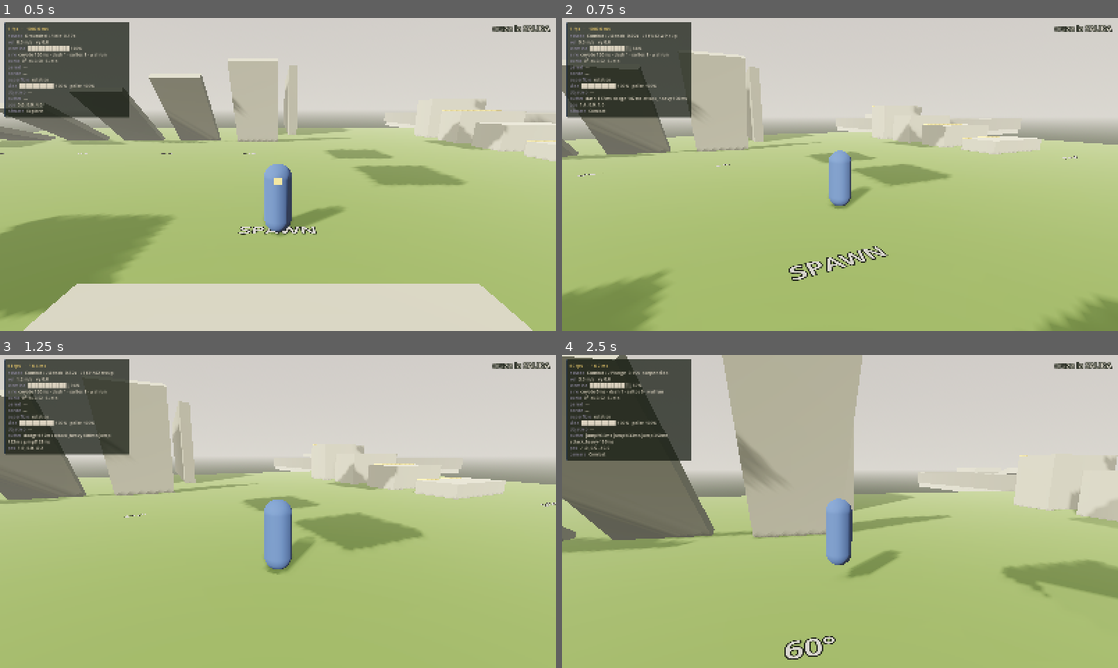
Above: before the commit, frames 1-4 (two rows, left to right).
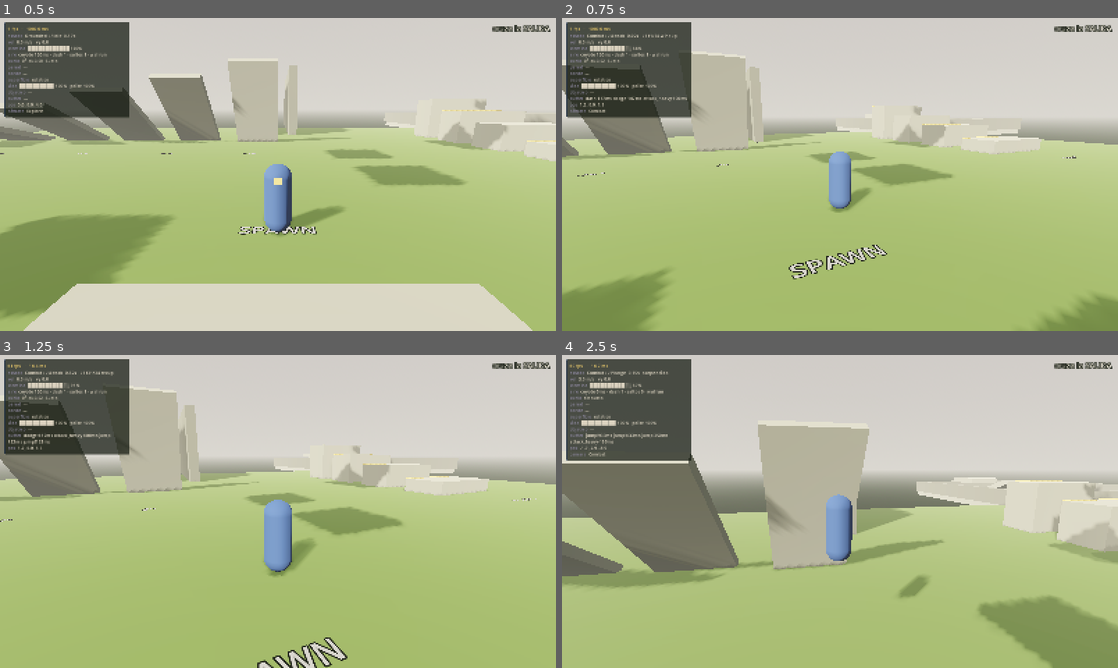
Above: after the commit, the same moments.

Repository: PanCecas/rock
Game: Godot game, scene res://content/levels/Main.tscn
Same seed, same stepped clock (60 frames per second), same inputs: the game is played once before the commit and once after it.
Inputs (mouse positions are in pixels of both pictures, inside the frame that each line leads up to):
- Up to frame 1 (0.5 s): no input
- Up to frame 2 (0.75 s): tap Enter at 0.5 s; move the mouse to (867, 174) at 0.52 s; hold W (move_forward) from 0.53 s (still down); hold Shift (dash) from 0.53 s (still down); right-click (867, 174) at 0.6 s
- Up to frame 3 (1.25 s): keep holding W (move_forward); keep holding Shift (dash); tap Space (jump) at 0.77, 1.07 s
- Up to frame 4 (2.5 s): keep holding W (move_forward); move the mouse to (812, 511) at 1.27 s; release Shift (dash) at 1.28 s; tap Shift (dash) at 1.35 s; tap Space (jump) at 1.52, 1.55, 1.82, 2.1 s; move the mouse to (851, 505) at 2.02 s; right-click (851, 505) at 2.3 s

Frame 1 is identical in both runs. In frame 2, 0.8% of the frame differs, in the area x 0-98%, y 5-84%; in frame 3, 6.1%; in frame 4, 30%, in the area x 0-100%, y 0-100%.

Commit message:
Correccion 2.6: el salto que se quedaba pegado, ataques de surf y aterrizaje en surf
1. EL SALTO NO ERA RESPONSIVO — CAUSA RAIZ
Eran dos cosas, y la segunda es la de verdad:
a) El `salto_intervalo_min` que se introdujo en la 2.5 se comia el doble toque
   rapido. Queda a 0: `InputBuffer.invalidar()` ya garantiza una pulsacion = un
   salto sin necesidad de bloquear por tiempo.
b) El doble salto se pide casi siempre ESTANDO YA en el estado Jump, y la FSM
   rechaza las transiciones a si misma. Consumia la pulsacion y el salto aereo,
   y no saltaba. Eso era exactamente el "se queda pegado". Los 11 sitios que
   saltan piden ahora `reentrar=true`. El test lo delato con `saltos=1 aereos=0`:
   el recurso gastado y el salto nunca ejecutado.

ALTURA VARIABLE CONTINUA
El impulso inicial da siempre para `altura_salto_max` y al soltar durante la
subida se RECORTA a la velocidad de `altura_salto_min`. El multiplicador fijo
anterior (0.45) solo permitia dos alturas; con el recorte, cuanto mas se mantenga
menos queda por recortar y la relacion es continua.

2. LOS ATAQUES DE SURF NO EXISTIAN
La causa era estructural: los grupos corren ANTES que la hoja, asi que
GroupGrounded se quedaba la pulsacion y atacar surfeando lanzaba el ataque de
suelo. Se anade `PlayerState.maneja_ataques()` para que la hoja los reclame.
- Shift + ligero -> surf_ligero.tres: estocada de esgrima, 3 frames de
  anticipacion, alcance 3.4 m, arco de 45, estocada a 16 m/s con overshoot. Va
  hacia donde SURFEAS y no hacia el enemigo mas cercano (`autoencarar` a false):
  la linea que llevas ya es una decision tomada. Vuelve al surf al terminar.
- Shift + pesado -> surf_pesado.tres: nuevo `AttackData.frenazo` que planta al
  personaje sin avance ninguno, con empujon de 16 hacia atras, arco de 110,
  hasta 5 objetivos y rompe guardia. Es el freno del sistema de velocidad.

3. DASH AEREO + SHIFT = ATERRIZAR SURFEANDO
Resuelto marcando `surf_pendiente` al salir del dash aereo con Shift mantenido y
consumiendolo al aterrizar, en vez de mirar el input en el frame exacto del
contacto, que es fragil. Un aterrizaje duro sigue rompiendo el flujo a proposito.

Se anade el PROMPT CORRECCION 2.6 a PROMPT_CLAUDE_CODE.md.

Tests: 45/45 en la Fase 2 (9 comprobaciones nuevas) y 12/12 en la Fase 1.

Co-Authored-By: Claude Opus 5 <noreply@anthropic.com>

Diff:
--- /dev/null
+++ b/content/data/attacks/surf_ligero.tres
@@ -0,0 +1,31 @@
+[gd_resource type="Resource" script_class="AttackData" load_steps=2 format=3]
+
+[ext_resource type="Script" path="res://src/combat/AttackData.gd" id="1_s"]
+
+[resource]
+script = ExtResource("1_s")
+nombre = "Estocada de surf"
+anim = &"combat/spear_thrust_1"
+frames_windup = 3
+frames_activo = 5
+frames_recuperacion = 10
+dano = 13.0
+dano_poise = 15.0
+empuje = Vector3(0, 0.2, 5)
+stagger = 0.35
+fuerza_muerte = 17.0
+torque_muerte = 8.0
+alcance = 3.4
+radio = 1.1
+arco_grados = 45.0
+avance = 0.0
+movilidad = 0.1
+hitstop = 0.06
+shake = 0.5
+estocada = true
+estocada_velocidad = 16.0
+overshoot = 7.0
+vuelve_a_surf = true
+autoencarar = false
+frame_cadena = 99
+color_vfx = &"azul_claro"
--- /dev/null
+++ b/content/data/attacks/surf_pesado.tres
@@ -0,0 +1,29 @@
+[gd_resource type="Resource" script_class="AttackData" load_steps=2 format=3]
+
+[ext_resource type="Script" path="res://src/combat/AttackData.gd" id="1_s"]
+
+[resource]
+script = ExtResource("1_s")
+nombre = "Frenazo de surf"
+anim = &"combat/atk_H_release"
+frames_windup = 8
+frames_activo = 6
+frames_recuperacion = 20
+dano = 19.0
+dano_poise = 34.0
+empuje = Vector3(0, 1.2, 16)
+stagger = 1.0
+rompe_guardia = true
+fuerza_muerte = 30.0
+torque_muerte = 12.0
+alcance = 2.8
+radio = 1.5
+arco_grados = 110.0
+max_objetivos = 5
+avance = 0.0
+movilidad = 0.0
+frenazo = true
+hitstop = 0.11
+shake = 1.1
+frame_cadena = 99
+color_vfx = &"oro_palido"
--- a/src/combat/AttackData.gd
+++ b/src/combat/AttackData.gd
@@ -73,6 +73,12 @@
 ## en un CORTE que atraviesa al objetivo y te deja al otro lado, en vez de
 ## quedarte clavado delante de el.
 @export_range(0.0, 40.0, 0.5) var overshoot: float = 0.0
+## FRENAZO: el atacante para en seco al iniciar el golpe y no avanza nada. Es lo
+## contrario de la estocada, y lo que hace que un golpe pesado se sienta plantado.
+@export var frenazo: bool = false
+## Al terminar, si se sigue manteniendo Shift y hay suelo, se vuelve al surf en vez
+## de a la locomocion normal. Mantiene la forma fluida entre golpe y golpe.
+@export var vuelve_a_surf: bool = false
 ## El ataque encara al objetivo cercano al empezar.
 @export var autoencarar: bool = true
 ## Cuánta velocidad de carrera conserva el jugador MIENTRAS ataca, de 0 a 1.
--- a/src/player/Player.tscn
+++ b/src/player/Player.tscn
@@ -17,6 +17,8 @@
 [ext_resource type="Resource" path="res://content/data/attacks/aereo_1.tres" id="a_aereo"]
 [ext_resource type="Resource" path="res://content/data/attacks/plunge.tres" id="a_plunge"]
 [ext_resource type="Resource" path="res://content/data/attacks/espada_dash.tres" id="a_dash"]
+[ext_resource type="Resource" path="res://content/data/attacks/surf_ligero.tres" id="a_sligero"]
+[ext_resource type="Resource" path="res://content/data/attacks/surf_pesado.tres" id="a_spesado"]
 [ext_resource type="Resource" path="res://content/data/attacks/contra.tres" id="a_contra"]
 [ext_resource type="Script" path="res://src/player/states/StateMachine.gd" id="fsm"]
 [ext_resource type="Script" path="res://src/player/states/GroupGrounded.gd" id="g_ground"]
@@ -76,6 +78,8 @@
 ataque_aereo = ExtResource("a_aereo")
 ataque_plunge = ExtResource("a_plunge")
 ataque_dash = ExtResource("a_dash")
+ataque_surf_ligero = ExtResource("a_sligero")
+ataque_surf_pesado = ExtResource("a_spesado")
 ataque_contra = ExtResource("a_contra")
 
 [node name="Collider" type="CollisionShape3D" parent="."]
--- a/src/player/PlayerController.gd
+++ b/src/player/PlayerController.gd
@@ -16,8 +16,12 @@
 @export var ataque_pesado: AttackData
 @export var ataque_aereo: AttackData
 @export var ataque_plunge: AttackData
-## Ataque lanzado desde el dash o el surf: hereda el momentum y cierra distancia.
+## Ataque lanzado desde el dash: hereda el momentum y cierra distancia.
 @export var ataque_dash: AttackData
+## Shift + ataque ligero: estocada de esgrima que conserva la forma del surf.
+@export var ataque_surf_ligero: AttackData
+## Shift + ataque pesado: frenazo en seco y empujon fuerte.
+@export var ataque_surf_pesado: AttackData
 ## Contraataque que solo se abre tras un parry perfecto.
 @export var ataque_contra: AttackData
 
--- a/src/player/motor/PlayerTuning.gd
+++ b/src/player/motor/PlayerTuning.gd
@@ -9,22 +9,27 @@
 
 # --- Salto ------------------------------------------------------------------
 @export_group("Salto")
-## Altura en METROS, no en fuerza. La velocidad se deriva de la gravedad de subida.
-@export_range(0.5, 6.0, 0.05) var altura_salto: float = 2.2
+## ALTURA VARIABLE, en metros. El impulso inicial siempre da para `altura_max`;
+## soltar el boton durante la subida recorta la velocidad vertical hasta la que
+## corresponde a `altura_min`. Cuanto mas mantengas, menos queda por recortar, asi
+## que la relacion entre tiempo pulsado y altura es CONTINUA, no un interruptor.
+@export_range(0.2, 6.0, 0.05) var altura_salto_min: float = 1.0
+@export_range(0.5, 8.0, 0.05) var altura_salto_max: float = 2.6
 ## Gravedad asimétrica: subir flotante, caer contundente. Es medio game feel gratis.
 @export_range(-60.0, -5.0, 0.5) var gravedad_subida: float = -22.0
 @export_range(-90.0, -5.0, 0.5) var gravedad_caida: float = -38.0
-## Multiplicador a la velocidad Y al soltar el botón durante la subida.
-@export_range(0.0, 1.0, 0.01) var jump_cut: float = 0.45
+
 ## Perdón: puedes saltar durante este tiempo tras dejar el suelo.
 @export_range(0.0, 0.4, 0.01) var coyote_time: float = 0.12
 ## Perdón: un salto pulsado antes de aterrizar se ejecuta al tocar suelo.
 @export_range(0.0, 0.4, 0.01) var jump_buffer: float = 0.15
 @export_range(-60.0, -1.0, 0.5) var velocidad_terminal: float = -45.0
 @export var saltos_aereos: int = 1
-## Tiempo minimo entre dos saltos. Es lo que corta el spam: machacar el boton no
-## puede producir mas saltos que pulsaciones deliberadas.
-@export_range(0.0, 0.5, 0.01) var salto_intervalo_min: float = 0.09
+## Tiempo minimo entre dos saltos. A CERO a proposito: `InputBuffer.invalidar()`
+## ya garantiza una pulsacion = un salto, y cualquier valor por encima de un frame
+## se come el doble toque rapido —el salto se sentia pegajoso y a veces se perdia
+## del todo—. Queda expuesto solo por si hiciera falta amortiguar un mando ruidoso.
+@export_range(0.0, 0.5, 0.01) var salto_intervalo_min: float = 0.0
 
 # --- Locomoción -------------------------------------------------------------
 @export_group("Locomoción")
@@ -235,10 +240,14 @@
 @export_range(20.0, 110.0, 1.0) var camara_fov: float = 62.0
 
 
-## Velocidad inicial de salto derivada de la altura y la gravedad de subida.
-## v = sqrt(2 * g * h)
+## Velocidad inicial de salto: siempre la de altura maxima. v = sqrt(2 * g * h)
 func velocidad_salto() -> float:
-	return sqrt(2.0 * absf(gravedad_subida) * altura_salto)
+	return sqrt(2.0 * absf(gravedad_subida) * altura_salto_max)
+
+
+## Velocidad a la que se recorta el salto al soltar el boton pronto.
+func velocidad_salto_corto() -> float:
+	return sqrt(2.0 * absf(gravedad_subida) * altura_salto_min)
 
 
 ## Velocidad del dash derivada de distancia y duración.
--- a/src/player/states/GroupAirborne.gd
+++ b/src/player/states/GroupAirborne.gd
@@ -45,7 +45,7 @@
 	if fsm.actual.name != &"WallRun" and player.pared.reciente(tuning.pared_coyote):
 		if player.consumir_salto():
 			player.saltar_de_pared()
-			fsm.cambiar(&"Jump", {"numero": 1, "conservar_vertical": true})
+			fsm.cambiar(&"Jump", {"numero": 1, "conservar_vertical": true}, true)
 			return
 
 	# 4) Pegarse a la pared: correr si la llevas al costado con velocidad,
@@ -86,11 +86,13 @@
 		fsm.cambiar(&"Dash")
 		return
 
-	# 7) Doble salto. Requiere una pulsación NUEVA: mantener el salto planea, no
-	#    salta, así que las dos acciones dejan de pelearse por la misma tecla.
+	# 7) Doble salto. Requiere una pulsación NUEVA, y se pide con `reentrar=true`
+	#    porque casi siempre se salta ESTANDO YA en Jump: sin eso la FSM rechazaba
+	#    la transición a sí misma, la pulsación y el salto aéreo se gastaban, y no
+	#    pasaba nada. Ese era el salto que "se quedaba pegado".
 	if player.saltos_aereos > 0 and player.consumir_salto():
 		player.saltos_aereos -= 1
-		fsm.cambiar(&"Jump", {"numero": 2})
+		fsm.cambiar(&"Jump", {"numero": 2}, true)
 		return
 
 	# 8) PLANEO: mantener el botón de salto en el aire, a partir del ápice.
--- a/src/player/states/GroupGrounded.gd
+++ b/src/player/states/GroupGrounded.gd
@@ -12,7 +12,7 @@
 
 	# El salto se pregunta desde el buffer, nunca desde Input directamente.
 	if player.consumir_salto():
-		fsm.cambiar(&"Jump", {"numero": 1})
+		fsm.cambiar(&"Jump", {"numero": 1}, true)
 		return
 
 	if player.puede_dashear() and buffer.consume(InputActions.DASH):
@@ -24,6 +24,11 @@
 	if buffer.consume(InputActions.PARRY):
 		fsm.cambiar(&"Parry")
 		return
+
+	# Si la hoja gestiona sus propios ataques (Surf), el grupo no se los roba.
+	if fsm.actual != null and fsm.actual.maneja_ataques():
+		return
+
 	if player.ataque_ligero != null and buffer.consume(InputActions.ATTACK_LIGHT):
 		fsm.cambiar(&"Attack", {"datos": player.ataque_ligero, "indice": 1})
 		return
--- a/src/player/states/PlayerState.gd
+++ b/src/player/states/PlayerState.gd
@@ -52,6 +52,14 @@
 	pass
 
 
+## ¿Este estado gestiona los botones de ataque por su cuenta?
+##
+## Los grupos corren ANTES que la hoja, así que sin esto GroupGrounded consumía la
+## pulsación y lanzaba un ataque normal: atacar surfeando te sacaba del surf.
+func maneja_ataques() -> bool:
+	return false
+
+
 ## Texto para el DebugOverlay. Se sobrescribe si el estado tiene algo que contar.
 func debug_line() -> String:
 	return ""
--- a/src/player/states/StateAirAttack.gd
+++ b/src/player/states/StateAirAttack.gd
@@ -102,7 +102,7 @@
 		if g.puede_cancelar(&"jump", _datos, _frame, _conectado):
 			player.consumir_salto()
 			player.saltos_aereos -= 1
-			fsm.cambiar(&"Jump", {"numero": 2})
+			fsm.cambiar(&"Jump", {"numero": 2}, true)
 			return true
 	return false
 
--- a/src/player/states/StateAttack.gd
+++ b/src/player/states/StateAttack.gd
@@ -11,22 +11,32 @@
 var _dir: Vector3 = Vector3.ZERO
 var _indice: int = 1
 var _overshoot_hecho: bool = false
+var _desde_surf: bool = false
 
 
 func enter(msg: Dictionary = {}) -> void:
 	_datos = msg.get("datos", player.ataque_ligero)
 	_indice = int(msg.get("indice", 1))
+	_desde_surf = bool(msg.get("desde_surf", false))
 	_frame = 0
 	_conectado = false
 	_overshoot_hecho = false
 
-	_dir = _direccion_ataque()
+	# Una estocada lanzada desde el surf va hacia donde SURFEAS, no hacia el
+	# enemigo mas cercano: la linea que llevas es la decision que ya has tomado.
+	var heredada: Vector3 = msg.get("direccion", Vector3.ZERO)
+	_dir = heredada.normalized() if not heredada.is_zero_approx() else _direccion_ataque()
 	player.orientar_a(_dir)
 	player.hitbox.nuevo_swing()
 	# Una estocada NO frena: hereda toda la velocidad con la que llegas. El resto
 	# de golpes amortiguan al 45%, que ya es no borrarla —clavarse en cada golpe
 	# hace que un combo se sienta como una animación en vez de como una pelea.
-	var retencion: float = 1.0 if _datos != null and _datos.estocada else 0.45
+	var retencion: float = 0.45
+	if _datos != null:
+		if _datos.frenazo:
+			retencion = 0.0   # plantado: el golpe pesado para en seco
+		elif _datos.estocada:
+			retencion = 1.0   # atraviesa: hereda toda la velocidad
 	player.velocity = sc.plano(player.velocity) * retencion + sc.up * sc.vertical(player.velocity)
 
 
@@ -65,6 +75,12 @@
 		# Tras un corte se sale EN COMBATE, no parado: si hay objetivo se vuelve a
 		# locomocion con el soft-lock vivo, que es lo que mantiene el modo de
 		# camara Combat y deja el siguiente golpe a un clic.
+		# Volver al surf mantiene la forma fluida entre golpe y golpe.
+		var shift := buffer.is_held(InputActions.DASH) or buffer.is_held(InputActions.SPRINT)
+		if _desde_surf and _datos.vuelve_a_surf and shift and player.is_on_floor():
+			if not player.stamina.vacia():
+				fsm.cambiar(&"Surf", {"direccion": _dir, "rapidez": motor.rapidez_plana()})
+				return
 		var hay_objetivo := player.targeting.objetivo() != null
 		if buffer.move_vector().length() > 0.2 or hay_objetivo:
 			fsm.cambiar(&"Move")
@@ -92,6 +108,11 @@
 ## en mitad de la cadena sin romperla.
 func _avanzar(delta: float) -> void:
 	var progreso := float(_frame) / maxf(float(_datos.total_frames()), 1.0)
+	if _datos.frenazo:
+		# Plantado de principio a fin: ni avance del ataque ni input del jugador.
+		motor.frenar(tuning.frenado_suelo * 3.0, delta)
+		return
+
 	var objetivo := _dir * (_datos.avance * _datos.avance_en(progreso))
 	var tasa := tuning.aceleracion_suelo * 0.9
 
@@ -144,7 +165,7 @@
 
 	if buffer.peek(InputActions.JUMP, tuning.jump_buffer):
 		if g.puede_cancelar(&"jump", _datos, _frame, _conectado) and player.consumir_salto():
-			fsm.cambiar(&"Jump", {"numero": 1})
+			fsm.cambiar(&"Jump", {"numero": 1}, true)
 			return true
 
 	if buffer.peek(InputActions.PARRY):
--- a/src/player/states/StateClimb.gd
+++ b/src/player/states/StateClimb.gd
@@ -59,7 +59,7 @@
 			var salida := sc.plano(_normal).normalized()
 			motor.impulso(salida, tuning.walljump_lateral * 0.7)
 			player.tiempo_sin_borde = 0.15
-			fsm.cambiar(&"Jump", {"numero": 1})
+			fsm.cambiar(&"Jump", {"numero": 1}, true)
 
 
 func debug_line() -> String:
--- a/src/player/states/StateDash.gd
+++ b/src/player/states/StateDash.gd
@@ -100,7 +100,7 @@
 	# `conservar_vertical` porque el salto del pivote lo fijamos aquí: es más alto
 	# que un salto normal a propósito.
 	motor.set_vertical(tuning.dash_pivote_salto)
-	fsm.cambiar(&"Jump", {"numero": 1, "conservar_vertical": true, "sin_corte": true})
+	fsm.cambiar(&"Jump", {"numero": 1, "conservar_vertical": true, "sin_corte": true}, true)
 	return true
 
 
@@ -127,6 +127,12 @@
 
 	if not player.is_on_floor():
 		motor.impulso(_dir, maxf(tuning.velocidad_correr, motor.rapidez_plana() * tuning.dash_salida_mult))
+		# Dash en el aire manteniendo Shift: se marca el surf pendiente y el
+		# aterrizaje entra en surf solo. Encadenar aire y suelo no deberia exigir
+		# soltar y volver a pulsar en el frame exacto del contacto.
+		if mantenido:
+			player.surf_pendiente = tuning.surf_persistencia
+			player.surf_rapidez = maxf(tuning.surf_velocidad, motor.rapidez_plana())
 		fsm.cambiar(&"Fall")
 		return
 
--- a/src/player/states/StateFall.gd
+++ b/src/player/states/StateFall.gd
@@ -23,7 +23,7 @@
 		_coyote -= delta
 		# Salto de suelo tardío: no gasta el salto aéreo.
 		if player.consumir_salto():
-			fsm.cambiar(&"Jump", {"numero": 1})
+			fsm.cambiar(&"Jump", {"numero": 1}, true)
 			return
 
 	motor.aplicar_gravedad(delta)
--- a/src/player/states/StateJump.gd
+++ b/src/player/states/StateJump.gd
@@ -34,10 +34,12 @@
 	motor.aplicar_gravedad(delta)
 	player.control_aereo(delta)
 
-	# Jump cut: soltar durante la subida acorta el salto.
+	# ALTURA VARIABLE. Al soltar, la velocidad vertical se RECORTA a la del salto
+	# corto en vez de multiplicarse por un factor fijo. Con un multiplicador el
+	# salto era casi binario —45% o 100%—; con el recorte, cuanto mas mantengas
+	# menos queda por recortar y la altura sale continua.
 	if not _corte_usado and not buffer.is_held(InputActions.JUMP):
-		if motor.get_vertical() > 0.0:
-			motor.set_vertical(motor.get_vertical() * tuning.jump_cut)
+		motor.set_vertical(minf(motor.get_vertical(), tuning.velocidad_salto_corto()))
 		_corte_usado = true
 
 	if motor.get_vertical() <= 0.0:
--- a/src/player/states/StateLedgeHang.gd
+++ b/src/player/states/StateLedgeHang.gd
@@ -72,7 +72,7 @@
 	player.recargar_aire()
 	# Bloqueo corto del reenganche, o vuelves a agarrarte al mismo canto al instante.
 	player.tiempo_sin_borde = 0.3
-	fsm.cambiar(&"Jump", {"numero": 1, "extra": tuning.velocidad_salto() * 0.12})
+	fsm.cambiar(&"Jump", {"numero": 1, "extra": tuning.velocidad_salto() * 0.12}, true)
 
 
 ## Comprueba que el canto siga existiendo antes de deslizarse a ese punto: sin
--- a/src/player/states/StateSlide.gd
+++ b/src/player/states/StateSlide.gd
@@ -42,7 +42,7 @@
 
 	# Saltar desde un slide da altura extra: es el combo que hace el sistema divertido.
 	if player.consumir_salto():
-		fsm.cambiar(&"Jump", {"numero": 1, "extra": tuning.slide_salto_extra})
+		fsm.cambiar(&"Jump", {"numero": 1, "extra": tuning.slide_salto_extra}, true)
 		return
 
 	var acabado := rapidez < tuning.slide_velocidad_min * 0.5 or t > tuning.slide_duracion_max
--- a/src/player/states/StateSurf.gd
+++ b/src/player/states/StateSurf.gd
@@ -72,9 +72,21 @@
 		fsm.cambiar(&"Slide")
 		return
 
-	# Ataque en carrera: el golpe hereda el momentum del surf.
-	if player.ataque_dash != null and buffer.consume(InputActions.ATTACK_LIGHT):
-		fsm.cambiar(&"Attack", {"datos": player.ataque_dash, "indice": 1})
+	# Los DOS ataques de surf. Se gestionan aqui —y `maneja_ataques()` impide que
+	# GroupGrounded los intercepte— porque atacar surfeando tiene que dar un golpe
+	# de surf, no el ataque de suelo de siempre.
+	#
+	#   ligero -> estocada de esgrima: rapida, hacia donde miras, proyectandote
+	#             hacia delante y conservando la forma fluida del surf.
+	#   pesado -> frenazo en seco y empujon fuerte que manda al enemigo atras.
+	if player.ataque_surf_pesado != null and buffer.consume(InputActions.ATTACK_HEAVY):
+		fsm.cambiar(&"Attack", {"datos": player.ataque_surf_pesado, "indice": 1, "desde_surf": true})
+		return
+	if player.ataque_surf_ligero != null and buffer.consume(InputActions.ATTACK_LIGHT):
+		fsm.cambiar(&"Attack", {
+			"datos": player.ataque_surf_ligero, "indice": 1,
+			"desde_surf": true, "direccion": _dir,
+		})
 		return
 
 
@@ -84,6 +96,11 @@
 	fsm.cambiar(&"Move" if buffer.move_vector().length() > 0.2 else &"Idle")
 
 
+## Los ataques de surf son suyos: el grupo no puede robarle la pulsacion.
+func maneja_ataques() -> bool:
+	return true
+
+
 func _shift_mantenido() -> bool:
 	return buffer.is_held(InputActions.DASH) or buffer.is_held(InputActions.SPRINT)
 
--- a/src/player/states/StateWallRun.gd
+++ b/src/player/states/StateWallRun.gd
@@ -45,7 +45,7 @@
 		# Saltar de un wall-run sale más fuerte y más hacia delante que de un
 		# wall-slide: llevas velocidad y el salto tiene que respetarla.
 		player.saltar_de_pared(1.12)
-		fsm.cambiar(&"Jump", {"numero": 1, "conservar_vertical": true})
+		fsm.cambiar(&"Jump", {"numero": 1, "conservar_vertical": true}, true)
 
 
 func debug_line() -> String:
--- a/tools/Gym.gd
+++ b/tools/Gym.gd
@@ -18,7 +18,7 @@
 
 @export_group("Parámetros")
 @export var angulos_rampa: PackedFloat32Array = [15.0, 25.0, 35.0, 45.0, 60.0]
-## Anchuras de hueco en metros. Con altura_salto 2.2 el jugador debería llegar a ~6.
+## Anchuras de hueco en metros. Con altura_salto_max 2.6 el jugador llega a ~6.
 @export var huecos: PackedFloat32Array = [2.0, 4.0, 6.0, 8.0, 10.0, 12.0]
 @export var alturas_repisa: PackedFloat32Array = [1.0, 2.0, 3.0, 4.2]
 @export var tamano_suelo: float = 70.0
--- a/tools/smoke_test.gd
+++ b/tools/smoke_test.gd
@@ -25,7 +25,7 @@
 	print("Sol: %s energía=%.2f" % [(_main.get_node("Sol") as DirectionalLight3D).light_color.to_html(false), (_main.get_node("Sol") as DirectionalLight3D).light_energy])
 	print("Jugador: y=%.2f  en_suelo=%s" % [p.global_position.y, p.is_on_floor()])
 	print("Tuning: salto %.1fm -> v=%.2f m/s | dash %.1fm en %.2fs -> v=%.1f m/s" % [
-		_gs().tuning.altura_salto, _gs().tuning.velocidad_salto(),
+		_gs().tuning.altura_salto_max, _gs().tuning.velocidad_salto(),
 		_gs().tuning.dash_distancia, _gs().tuning.dash_duracion, _gs().tuning.velocidad_dash()])
 	print("Paleta: %d infracciones" % _gs().palette.validar().size())
 	quit()
--- a/tools/test_fase2.gd
+++ b/tools/test_fase2.gd
@@ -360,6 +360,82 @@
 			func() -> bool: return _p.fsm.nombre_actual() == &"Surf",
 			"al aterrizar con Shift mantenido debe volver a surfear"),
 
+		# --- Correccion 2.6 ----------------------------------------------------
+		# Doble toque RAPIDO: los dos saltos tienen que salir, sin cooldown que se
+		# los coma. Es justo lo que rompio el intervalo minimo de la 2.5.
+		_paso_("asentar para doble salto", 0.3, func() -> void:
+			_soltar_todo()
+			_reponer()
+			_p.global_position = Vector3(0.0, 0.3, 0.0)
+			_p.velocity = Vector3.ZERO
+			_p.fsm.cambiar(&"Idle"), &"Idle"),
+		_chequeo_("doble toque rapido = 2 saltos", 0.4,
+			func() -> void:
+				_saltos_contados = 0
+				_pulsar(&"jump")
+				_esperar_salto2 = 4,
+			func() -> bool: return _saltos_contados == 2,
+			"dos pulsaciones rapidas deben dar exactamente dos saltos"),
+
+		# Altura variable: soltar pronto recorta, mantener no.
+		_paso_("asentar para altura", 0.35, func() -> void:
+			_soltar_todo()
+			_reponer()
+			_p.global_position = Vector3(0.0, 0.3, 0.0)
+			_p.velocity = Vector3.ZERO
+			_p.fsm.cambiar(&"Idle"), &"Idle"),
+		_chequeo_("salto corto al soltar pronto", 0.12,
+			func() -> void:
+				_pulsar(&"jump")
+				_soltar_pronto = 4,
+			func() -> bool: return _p.motor.get_vertical() <= _p.tuning.velocidad_salto_corto() + 0.6,
+			"soltar pronto debe recortar la velocidad vertical"),
+
+		# Shift + ataque = ataque de SURF, no el de suelo.
+		_paso_("asentar para surf-ataque", 0.3, func() -> void:
+			_soltar_todo()
+			_reponer()
+			_p.global_position = Vector3(0.0, 0.3, 0.0)
+			_p.velocity = Vector3.ZERO
+			_p.fsm.cambiar(&"Idle"), &"Idle"),
+		_chequeo_("Shift + ligero = estocada de surf", 0.3,
+			func() -> void:
+				# `sprint` y no `dash`: sprint no esta en InputActions.BUFFERED, asi
+				# que mantiene Shift para el surf sin encolar una pulsacion que
+				# GroupGrounded convertiria en un dash de verdad.
+				_pulsar(&"sprint")
+				_p.fsm.cambiar(&"Surf", {"direccion": Vector3(1, 0, 0), "rapidez": 15.0})
+				_esperar_ataque = 3,
+			func() -> bool: return _ataque_actual() == _p.ataque_surf_ligero,
+			"atacar surfeando debe lanzar el ataque de surf, no el de suelo"),
+		_paso_("volver al surf", 0.5, func() -> void: pass, &"Surf"),
+
+		# El pesado de surf frena en seco.
+		_chequeo_("Shift + pesado frena en seco", 0.25,
+			func() -> void:
+				_pulsar(&"sprint")
+				_p.fsm.cambiar(&"Surf", {"direccion": Vector3(1, 0, 0), "rapidez": 15.0})
+				_esperar_pesado = 3,
+			func() -> bool: return (_ataque_actual() == _p.ataque_surf_pesado
+				and _p.motor.rapidez_plana() < 2.0),
+			"el pesado de surf debe plantar al personaje en el sitio"),
+
+		# Dash aereo manteniendo Shift: al aterrizar, surf.
+		_chequeo_("dash aereo aterriza en surf", 1.2,
+			func() -> void:
+				_soltar_todo()
+				_reponer()
+				# 2.2 m: por debajo de `aterrizaje_duro`. Una caida grande SI debe
+				# romper el flujo, asi que no sirve para medir esto.
+				_p.global_position = Vector3(0.0, 2.2, 0.0)
+				_p.velocity = Vector3.ZERO
+				_p.fsm.cambiar(&"Fall")
+				_p.dash_cargas = 1
+				_pulsar(&"dash")
+				_esperar_dash = 3,
+			func() -> bool: return _p.fsm.nombre_actual() == &"Surf",
+			"tocar suelo con Shift mantenido tras un dash aereo debe entrar en surf"),
+
 		# DESTRUCTIVO Y AL FINAL. Se repuebla primero en su propio paso: los tests
 		# anteriores pueden haber dejado al Guardian muerto y liberado.
 		_paso_("repoblar arena", 0.35, func() -> void:
@@ -384,6 +460,10 @@
 var _esperar_ataque: int = 0
 var _esperar_salto: int = 0
 var _spam_salto: int = 0
+var _esperar_salto2: int = 0
+var _soltar_pronto: int = 0
+var _esperar_pesado: int = 0
+var _esperar_dash: int = 0
 var _saltos_contados: int = 0
 var _aux: float = 0.0
 var _pos_antes: Vector3 = Vector3.ZERO
@@ -417,6 +497,23 @@
 			_pulsar(&"jump")
 		else:
 			_soltar(&"jump")
+	if _esperar_salto2 > 0:
+		_esperar_salto2 -= 1
+		if _esperar_salto2 == 0:
+			_soltar(&"jump")
+			_pulsar(&"jump")
+	if _soltar_pronto > 0:
+		_soltar_pronto -= 1
+		if _soltar_pronto == 0:
+			_soltar(&"jump")
+	if _esperar_pesado > 0:
+		_esperar_pesado -= 1
+		if _esperar_pesado == 0:
+			_pulsar(&"attack_heavy")
+	if _esperar_dash > 0:
+		_esperar_dash -= 1
+		if _esperar_dash == 0:
+			_p.fsm.cambiar(&"Dash")
 	if _esperar_ataque > 0:
 		_esperar_ataque -= 1
 		if _esperar_ataque == 0:
@@ -440,7 +537,8 @@
 				Input.is_action_pressed(&"dash"),
 				is_instance_valid(_g), (_g.salud.actual if is_instance_valid(_g) else -1.0),
 				(_g.estado if is_instance_valid(_g) else -1)])
-			_fallos.append("        traza: %s" % " ".join(_traza))
+			_fallos.append("        traza: %s   saltos=%d aereos=%d" % [
+				" ".join(_traza), _saltos_contados, _p.saltos_aereos])
 		else:
 			print("  OK    %s" % actual["nombre"])
 		_paso += 1
@@ -502,6 +600,13 @@
 	_p.fsm.cambiar(&"Idle")
 
 
+## AttackData que esta ejecutando el estado de ataque actual, o null.
+func _ataque_actual() -> AttackData:
+	if _p.fsm.actual == null or _p.fsm.actual.name != &"Attack":
+		return null
+	return _p.fsm.actual.get("_datos")
+
+
 func _indice_ataque() -> int:
 	if _p.fsm.actual == null or _p.fsm.actual.name != &"Attack":
 		return 0
Not shown: 1 places in src/player/Player.tscn that only renumber resources
Not shown, changed: CLAUDE.md
Not shown, changed: PROMPT_CLAUDE_CODE.md
Not shown, changed: docs/04_ROADMAP.md
